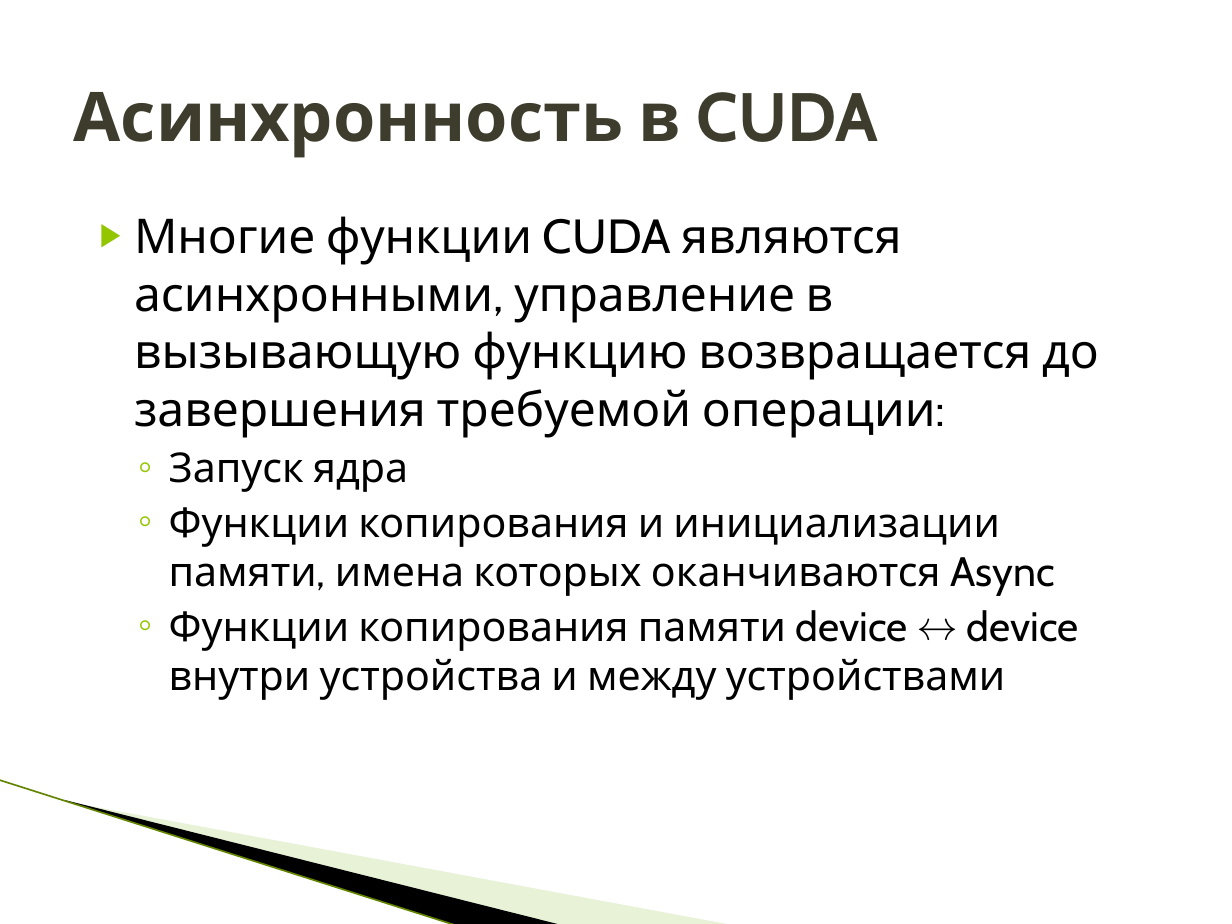
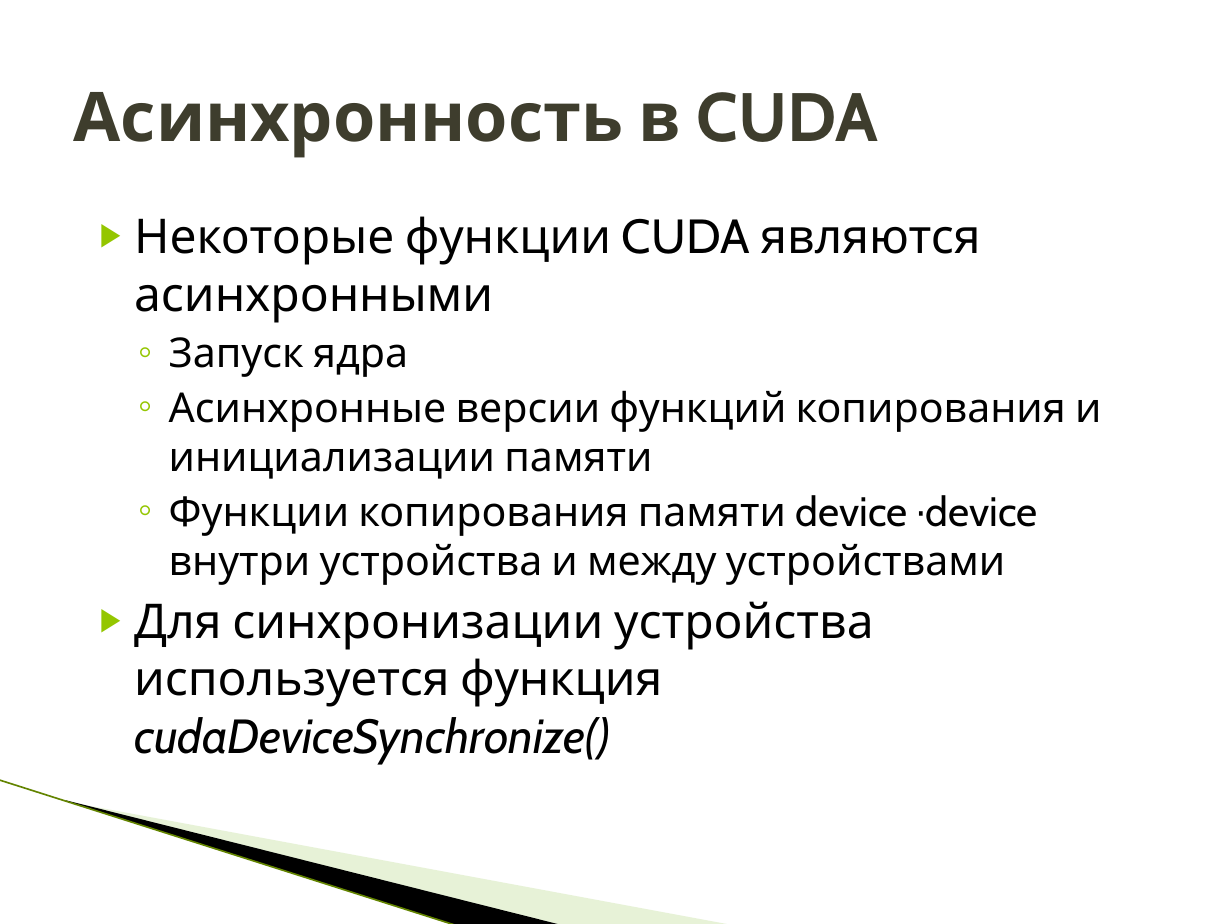
Before and after one commit to HPC-lab-ITIS/CUDA, a slide deck: slide 29 of materials/lec_1/lec_1.pptx (slide 31 before the commit). Drawn at 1232x924 pixels with LibreOffice and Linux fonts; fonts in the diff are those of the drawing; background and template pictures are left out. Boxes give left, top, right and bottom in pixels: in the first picture for what was removed or moved away, otherwise in the second. Text is boxed around its words. In the diff, an @@ line names an element or a change of style, - is before the commit and + after.

```diff
--- a/materials/lec_1/lec_1.pptx
+++ b/materials/lec_1/lec_1.pptx
@@ text at [134,216,980,323]: text changed @@
-▶ Многие функции CUDA являются асинхронными, управление в вызывающую функцию возвращается до завершения требуемой операции:
+▶ Некоторые функции CUDA являются асинхронными
@@ text at [169,390,1101,479]: text changed @@
-  ◦ Функции копирования и инициализации памяти, имена которых оканчиваются Async
+  ◦ Асинхронные версии функций копирования и инициализации памяти
@@ text at [134,601,874,764]: paragraph added @@
+▶ Для синхронизации устройства используется функция cudaDeviceSynchronize()
```
Also in this commit, not shown: 21 other slides changed, 9 slides added, 17 slides removed, 6 other files.
